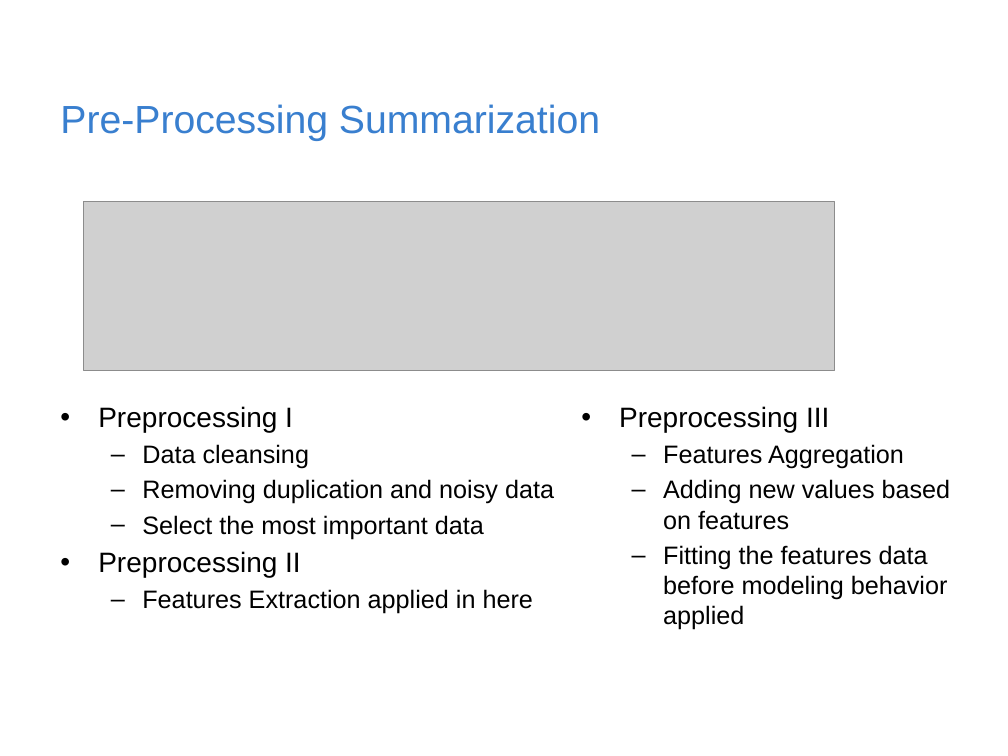
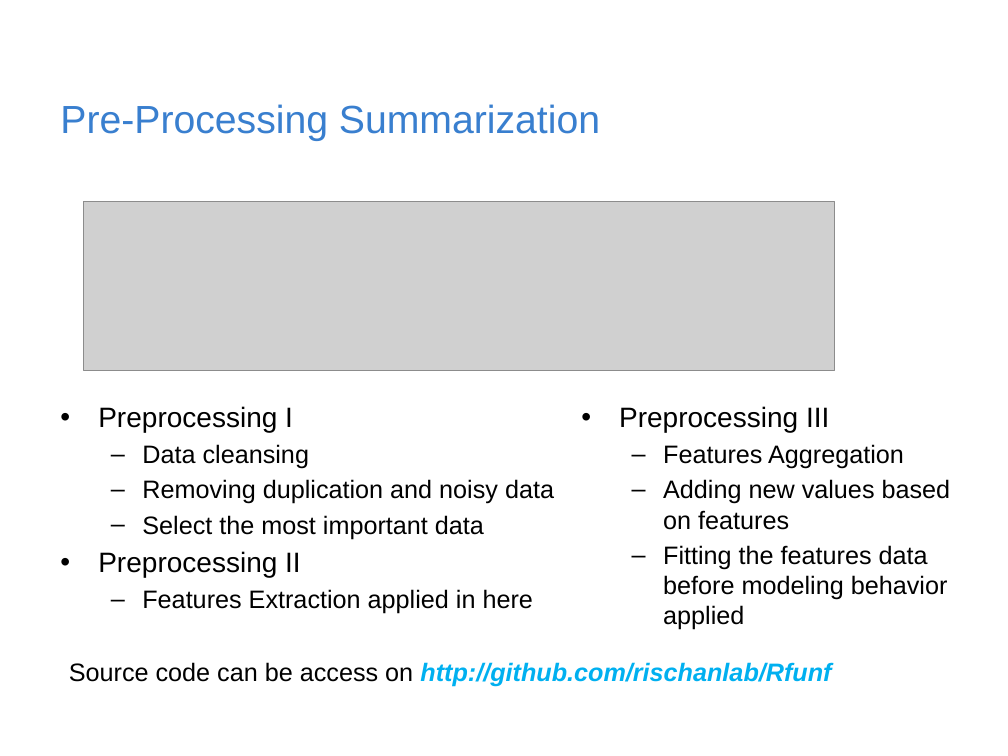
Before and after one commit to rischanlab/MyThesis, a slide deck: slide 10 of Thesis-presentation.pptx. Drawn at 1008x756 pixels with LibreOffice and Linux fonts; fonts in the diff are those of the drawing; grey boxes stand for pictures; background and template pictures are left out. Boxes give left, top, right and bottom in pixels: in the first picture for what was removed or moved away, otherwise in the second. Text is boxed around its words. In the diff, an @@ line names an element or a change of style, - is before the commit and + after.

```diff
--- a/Thesis-presentation.pptx
+++ b/Thesis-presentation.pptx
@@ text added at <box>69,662,831,687</box>, 18 pt, text #00B0F0, bold, italic @@
+  Source code can be access on http://github.com/rischanlab/Rfunf
```
Also in this commit, not shown: 14 other slides changed, 3 slides added, 3 slides removed, 1 other file.
